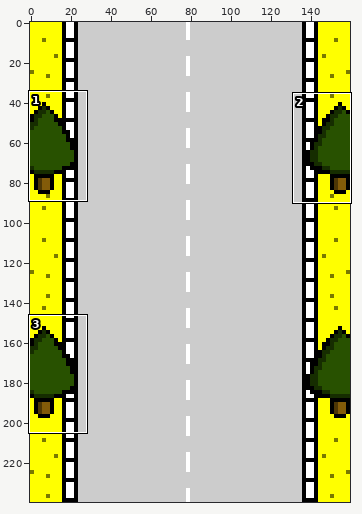
Sprite sheet, stored at KeepGoing/lv1-2.png. The picture above shows the old version from afar; the outline marks the close-up.
Close-up. Earlier state:
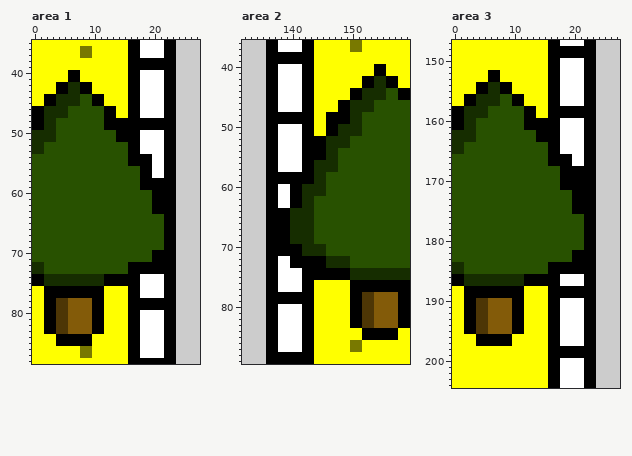
The file is 320x480 pixels, drawn in blocks of 2x2; one block is one cell here. Shown: area 1: x 0..27, y 35..88; area 2: x 132..159, y 36..89; area 3: x 0..27, y 147..204. The commit also changed other parts of the picture, which this record leaves out.
The same view after the edit:
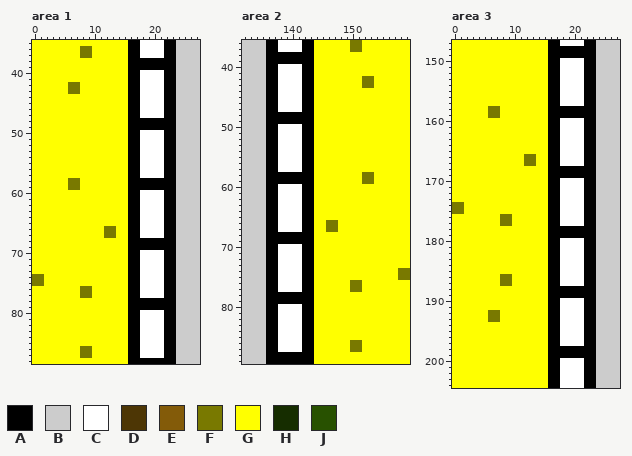
Palette (. is transparent): A #000000  B #cccccc  C #ffffff  D #4d3605  E #835b09  F #797900  G #ffff00  H #162d00  J #285100
From old to new:
Changed rows in their new state; - is an unchanged pixel.
Area 1:
first column x 0:
40 ------GG--------------
41 ------GG--------------
42 ----GGFFGG------------
43 ----GGFFGG------------
44 --GGGGGGGGGG----------
45 --GGGGGGGGGG----------
46 GGGGGGGGGGGGGG--------
47 GGGGGGGGGGGGGG--------
48 GGGGGGGGGGGGGGGG------
49 GGGGGGGGGGGGGGGG------
50 GGGGGGGGGGGGGGGG------
51 GGGGGGGGGGGGGGGG------
52 GGGGGGGGGGGGGGGG------
53 GGGGGGGGGGGGGGGG------
54 GGGGGGGGGGGGGGGG--CC--
55 GGGGGGGGGGGGGGGG--CC--
56 GGGGGGGGGGGGGGGGAACC--
57 GGGGGGGGGGGGGGGGAACC--
58 GGGGGGFFGGGGGGGGAA----
59 GGGGGGFFGGGGGGGGAA----
60 GGGGGGGGGGGGGGGGAACCCC
61 GGGGGGGGGGGGGGGGAACCCC
62 GGGGGGGGGGGGGGGGAACCCC
63 GGGGGGGGGGGGGGGGAACCCC
64 GGGGGGGGGGGGGGGGAACCCC
65 GGGGGGGGGGGGGGGGAACCCC
66 GGGGGGGGGGGGFFGGAACCCC
67 GGGGGGGGGGGGFFGGAACCCC
68 GGGGGGGGGGGGGGGGAAAAAA
69 GGGGGGGGGGGGGGGGAAAAAA
70 GGGGGGGGGGGGGGGGAACCCC
71 GGGGGGGGGGGGGGGGAACCCC
72 GGGGGGGGGGGGGGGG--CCCC
73 GGGGGGGGGGGGGGGG--CCCC
74 FFGGGGGGGGGGGGGG------
75 FFGGGGGGGGGGGGGG------
76 --GGGGGGFFGG----------
77 --GGGGGGFFGG----------
78 --GGGGGGGGGG----------
79 --GGGGGGGGGG----------
80 --GGGGGGGGGG----------
81 --GGGGGGGGGG----------
82 --GGGGGGGGGG----------
83 --GGGGGGGGGG----------
84 ----GGGGGG------------
85 ----GGGGGG------------
Area 2:
first column x 138:
40 ----------------GG----
41 ----------------GG----
42 --------------FFGGGG--
43 --------------FFGGGG--
44 ------------GGGGGGGGGG
45 ------------GGGGGGGGGG
46 ----------GGGGGGGGGGGG
47 ----------GGGGGGGGGGGG
48 --------GGGGGGGGGGGGGG
49 --------GGGGGGGGGGGGGG
50 --------GGGGGGGGGGGGGG
51 --------GGGGGGGGGGGGGG
52 ------GGGGGGGGGGGGGGGG
53 ------GGGGGGGGGGGGGGGG
54 ------GGGGGGGGGGGGGGGG
55 ------GGGGGGGGGGGGGGGG
56 ------GGGGGGGGGGGGGGGG
57 ------GGGGGGGGGGGGGGGG
58 ------GGGGGGGGFFGGGGGG
59 ------GGGGGGGGFFGGGGGG
60 --CCAAGGGGGGGGGGGGGGGG
61 --CCAAGGGGGGGGGGGGGGGG
62 --CCAAGGGGGGGGGGGGGGGG
63 --CCAAGGGGGGGGGGGGGGGG
64 CCCCAAGGGGGGGGGGGGGGGG
65 CCCCAAGGGGGGGGGGGGGGGG
66 CCCCAAGGFFGGGGGGGGGGGG
67 CCCCAAGGFFGGGGGGGGGGGG
68 --AAAAGGGGGGGGGGGGGGGG
69 --AAAAGGGGGGGGGGGGGGGG
70 CCCCAAGGGGGGGGGGGGGGGG
71 CCCCAAGGGGGGGGGGGGGGGG
72 --CC--GGGGGGGGGGGGGGGG
73 --CC--GGGGGGGGGGGGGGGG
74 ------GGGGGGGGGGGGGGFF
75 ------GGGGGGGGGGGGGGFF
76 ------------FFGGGGGGGG
77 ------------FFGGGGGGGG
78 ------------GGGGGGGGGG
79 ------------GGGGGGGGGG
80 ------------GGGGGGGGGG
81 ------------GGGGGGGGGG
82 ------------GGGGGGGGGG
83 ------------GGGGGGGGGG
84 --------------GGGGGG--
85 --------------GGGGGG--
Area 3:
first column x 0:
152 ------GG--------------
153 ------GG--------------
154 ----GGGGGG------------
155 ----GGGGGG------------
156 --GGGGGGGGGG----------
157 --GGGGGGGGGG----------
158 GGGGGGFFGGGGGG--------
159 GGGGGGFFGGGGGG--------
160 GGGGGGGGGGGGGGGG------
161 GGGGGGGGGGGGGGGG------
162 GGGGGGGGGGGGGGGG------
163 GGGGGGGGGGGGGGGG------
164 GGGGGGGGGGGGGGGG------
165 GGGGGGGGGGGGGGGG------
166 GGGGGGGGGGGGFFGG--CC--
167 GGGGGGGGGGGGFFGG--CC--
168 GGGGGGGGGGGGGGGGAA----
169 GGGGGGGGGGGGGGGGAA----
170 GGGGGGGGGGGGGGGGAACCCC
171 GGGGGGGGGGGGGGGGAACCCC
172 GGGGGGGGGGGGGGGGAACCCC
173 GGGGGGGGGGGGGGGGAACCCC
174 FFGGGGGGGGGGGGGGAACCCC
175 FFGGGGGGGGGGGGGGAACCCC
176 GGGGGGGGFFGGGGGGAACCCC
177 GGGGGGGGFFGGGGGGAACCCC
178 GGGGGGGGGGGGGGGGAAAAAA
179 GGGGGGGGGGGGGGGGAAAAAA
180 GGGGGGGGGGGGGGGGAACCCC
181 GGGGGGGGGGGGGGGGAACCCC
182 GGGGGGGGGGGGGGGGAACCCC
183 GGGGGGGGGGGGGGGGAACCCC
184 GGGGGGGGGGGGGGGG--CCCC
185 GGGGGGGGGGGGGGGG--CCCC
186 GGGGGGGGFFGGGGGG------
187 GGGGGGGGFFGGGGGG------
188 --GGGGGGGGGG----------
189 --GGGGGGGGGG----------
190 --GGGGGGGGGG----------
191 --GGGGGGGGGG----------
192 --GGGGFFGGGG----------
193 --GGGGFFGGGG----------
194 --GGGGGGGGGG----------
195 --GGGGGGGGGG----------
196 ----GGGGGG------------
197 ----GGGGGG------------
